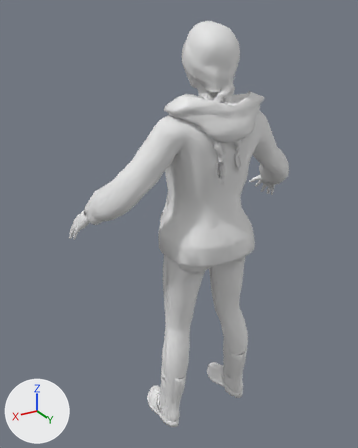
An edit to the FBX model unity/Assets/SecondFace/People/Cast/cast_mer_03.fbx, drawn before and after from the same camera.
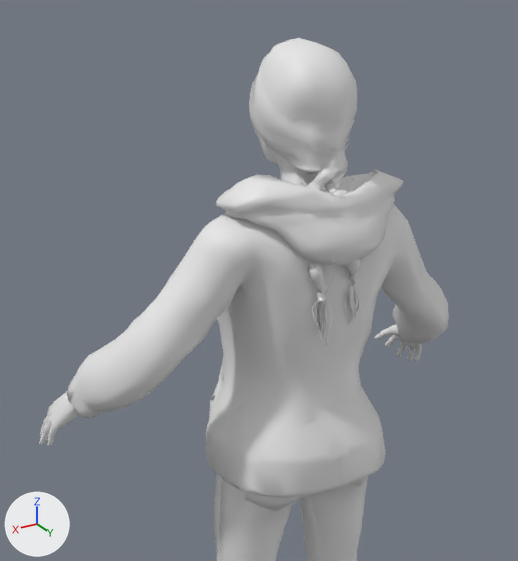
The first picture shows the older version from a 50 mm lens placed at (0.987, 1.403, 1.612), pointed at (0.058, -0.145, 0.838). The close-ups show the older and then the newer version on the part from 13% to 91% of the width and 0% to 67% of the height of that picture. Only the edits that show in the close-ups are written down. Every picture has the same lights, and +X, +Y and +Z are marked at lower left. Objects named as collision shapes, trigger or cutter boxes, shadow casters or lower levels of detail are left out.

Names of what the first close-up shows: 'Body_LOD0', 'Cloth_elvs_hooded_sweat_jacket1_LOD0', 'Cloth_punkduck_female_tight_jeans_LOD0', 'Hair_LOD0'.
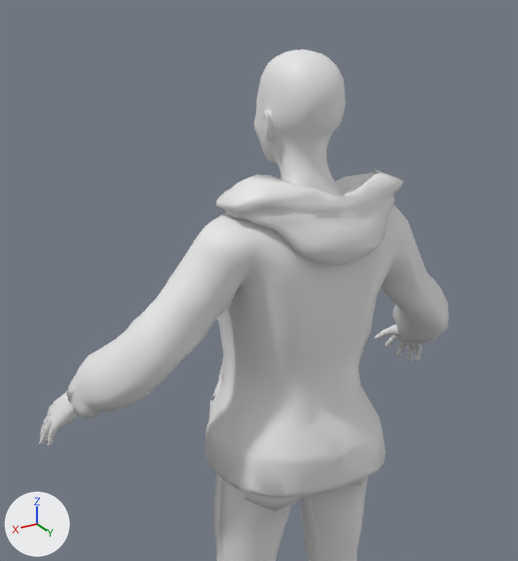
The change, as JSON lines over the scene's bpy script:
```json
{"op": "remove", "block": "ob_hair_lod0", "code": ["ob_hair_lod0 = bpy.data.objects.new('Hair_LOD0', me_hair_lod0)", "ob_hair_lod0.location = (0.0, 0.0, 0.0)"]}
```

Boxes (x1, y1, x2, y2) around the edits, measured in the close-ups (518 x 561 px):
```json
{"object": "Hair_LOD0", "change": "deleted", "before": [249, 38, 364, 346]}
{"object": "Body_LOD0", "change": "unchanged, uncovered by the edit", "before": [39, 130, 422, 446], "after": [39, 49, 422, 446]}
```
